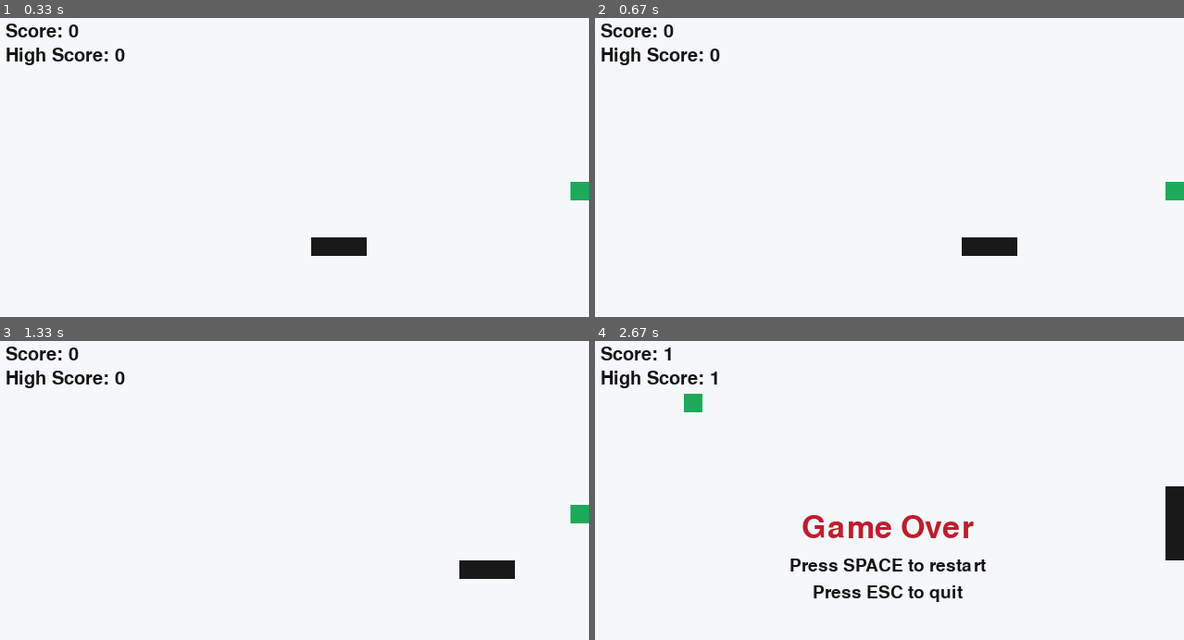
Above: before the commit, frames 1-4 (two rows, left to right).
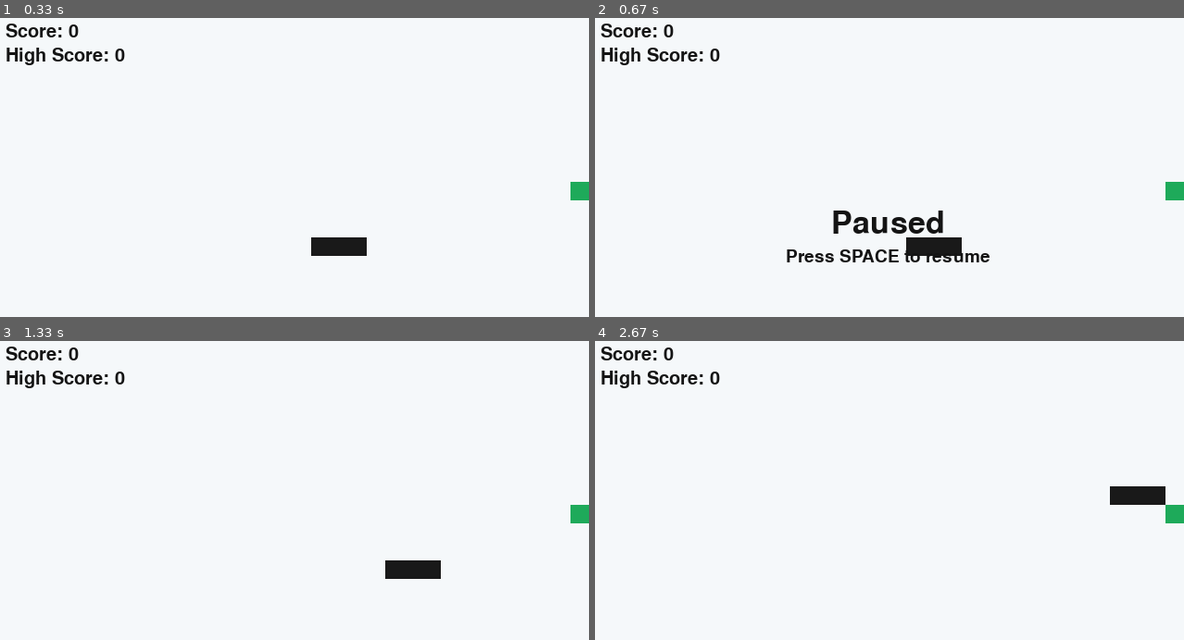
Above: after the commit, the same moments.

Repository: KiwiBandicoot/Pygames_Repo
Game: pygame game, started from snake.py
Same seed, same stepped clock (60 frames per second), same inputs: the game is played once before the commit and once after it.
Inputs:
- Up to frame 1 (0.33 s): no input
- Up to frame 2 (0.67 s): hold Space from 0.33 s (still down); hold Right from 0.33 s (still down)
- Up to frame 3 (1.33 s): release Space at 0.8 s; release Right at 0.8 s; tap Space at 0.83 s
- Up to frame 4 (2.67 s): hold Up 1.77-2.23 s; hold Right from 2.27 s (still down)

Frame 1 is identical in both runs. In frame 2, 2.5% of the frame differs, in the area x 32-72%, y 64-82%; in frame 3, 1.2%; in frame 4, 3.9%, in the area x 11-100%, y 2-88%.

Commit message:
added pause functionality

Diff:
--- a/snake.py
+++ b/snake.py
@@ -59,7 +59,8 @@
     score = 0
     fps = FPS_START
     game_over = False
-    return snake, direction, next_direction, food, score, fps, game_over
+    paused = False
+    return snake, direction, next_direction, food, score, fps, game_over, paused
 
 
 def main():
@@ -73,7 +74,7 @@
 
     clock = pygame.time.Clock()
 
-    snake, direction, next_direction, food, score, fps, game_over = reset_game()
+    snake, direction, next_direction, food, score, fps, game_over, paused = reset_game()
     high_score = 0
 
     while True:
@@ -88,7 +89,11 @@
                     sys.exit()
 
                 if game_over and event.key == pygame.K_SPACE:
-                    snake, direction, next_direction, food, score, fps, game_over = reset_game()
+                    snake, direction, next_direction, food, score, fps, game_over, paused = reset_game()
+                    continue
+
+                if not game_over and event.key == pygame.K_SPACE:
+                    paused = not paused
                     continue
 
                 if event.key in (pygame.K_UP, pygame.K_w):
@@ -104,7 +109,7 @@
                     if direction != LEFT:
                         next_direction = RIGHT
 
-        if not game_over:
+        if not game_over and not paused:
             direction = next_direction
             head_x, head_y = snake[0]
             dx, dy = direction
@@ -153,6 +158,15 @@
             screen.blit(game_over_text, game_over_rect)
             screen.blit(restart_text, restart_rect)
             screen.blit(quit_text, quit_rect)
+        elif paused:
+            paused_text = title_font.render("Paused", True, TEXT_COLOR)
+            resume_text = hint_font.render("Press SPACE to resume", True, TEXT_COLOR)
+
+            paused_rect = paused_text.get_rect(center=(WINDOW_WIDTH // 2, WINDOW_HEIGHT // 2 - 15))
+            resume_rect = resume_text.get_rect(center=(WINDOW_WIDTH // 2, WINDOW_HEIGHT // 2 + 20))
+
+            screen.blit(paused_text, paused_rect)
+            screen.blit(resume_text, resume_rect)
 
         pygame.display.flip()
         clock.tick(fps)
